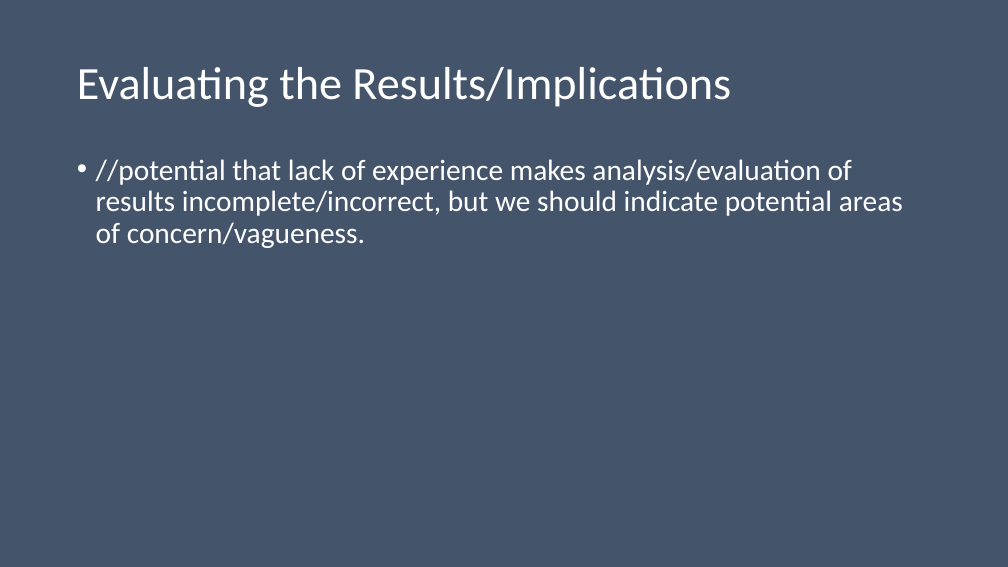
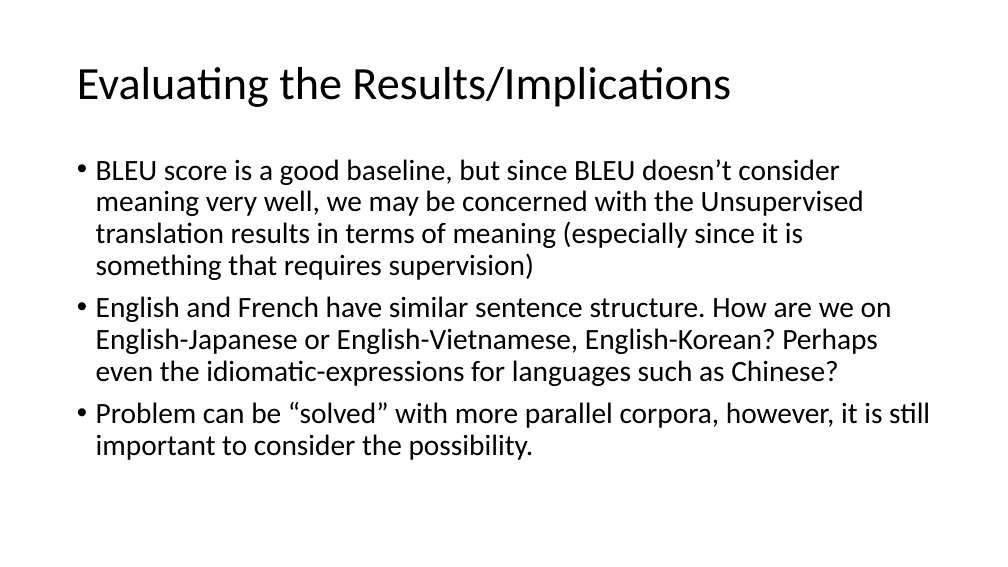
Before and after one commit to kensekense/unige, a slide deck: slide 17 of research_design/assignment1/Presentation_Ning_Tien-Tso.pptx (slide 14 before the commit). Drawn at 1008x567 pixels with LibreOffice and Linux fonts; fonts in the diff are those of the drawing. Boxes give left, top, right and bottom in pixels: in the first picture for what was removed or moved away, otherwise in the second. Text is boxed around its words. In the diff, an @@ line names an element or a change of style, - is before the commit and + after.

```diff
--- a/research_design/assignment1/Presentation_Ning_Tien-Tso.pptx
+++ b/research_design/assignment1/Presentation_Ning_Tien-Tso.pptx
@@ background #44546A to #FFFFFF @@
@@ title "Evaluating the Results/Implications" at [77, 67, 731, 107]: text colour #FFFFFF to #000000 @@
@@ text at [96, 159, 930, 460]: text changed; text colour #FFFFFF to #000000 @@
-• //potential that lack of experience makes analysis/evaluation of results incomplete/incorrect, but we should indicate potential areas of concern/vagueness.
+• BLEU score is a good baseline, but since BLEU doesn’t consider meaning very well, we may be concerned with the Unsupervised translation results in terms of meaning (especially since it is something that requires supervision)
+• English and French have similar sentence structure. How are we on English-Japanese or English-Vietnamese, English-Korean? Perhaps even the idiomatic-expressions for languages such as Chinese?
+• Problem can be “solved” with more parallel corpora, however, it is still important to consider the possibility.
```
Also in this commit, not shown: 9 other slides changed, 5 slides added, 2 slides removed, 1 other file.
